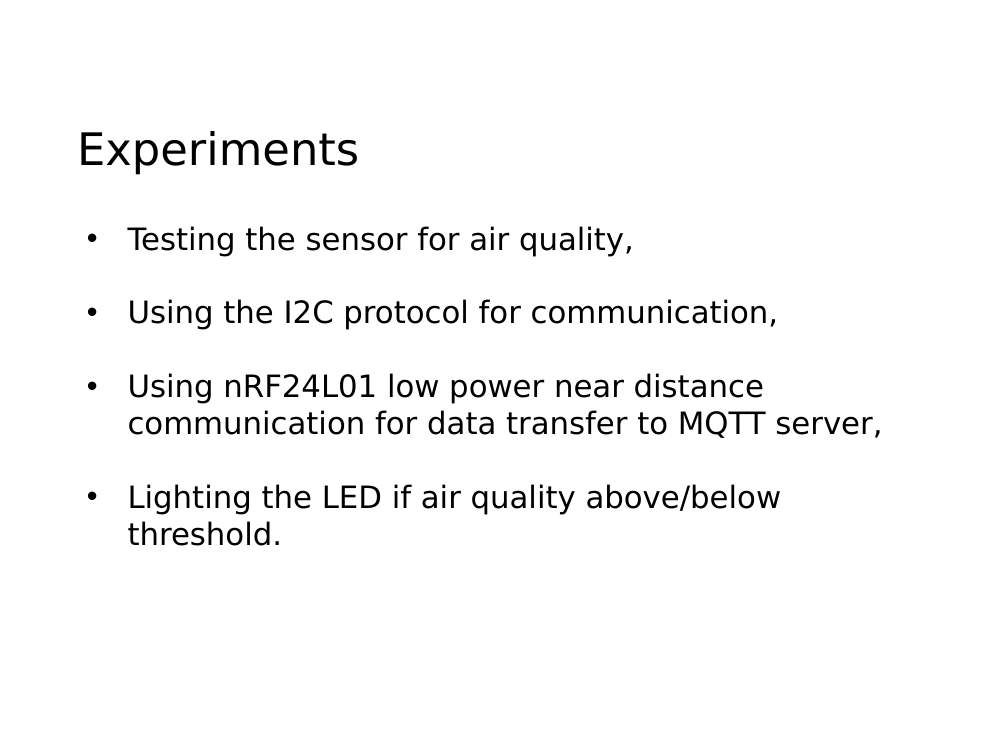
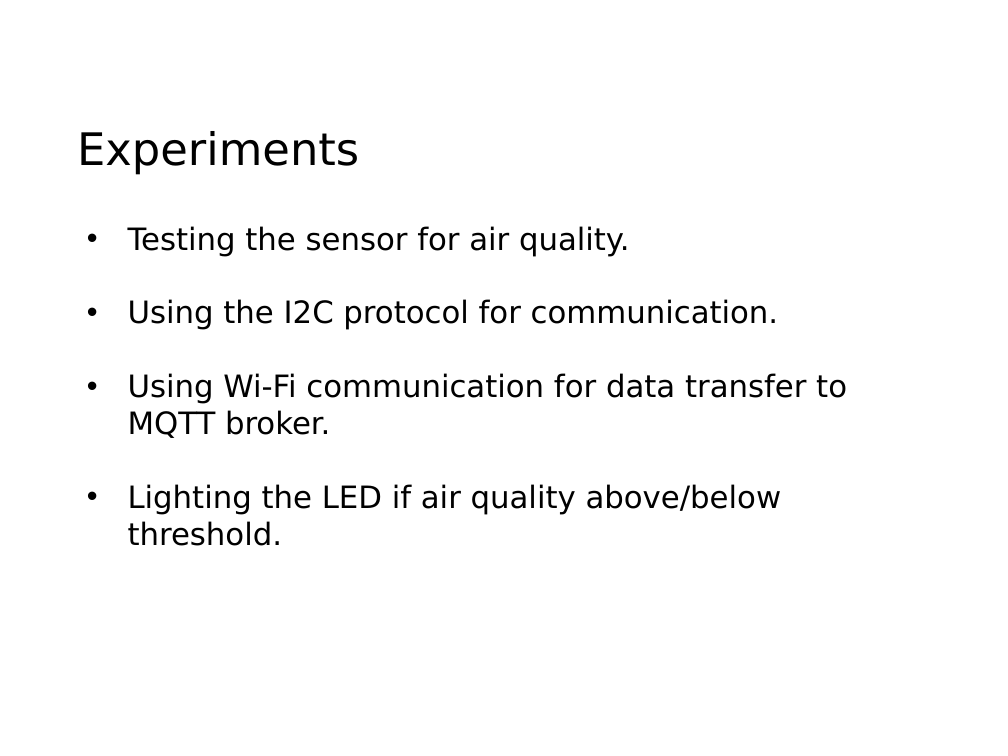
Before and after one commit to kozki/bso, a slide deck: slide 7 of BSO presentation.pptx (slide 4 before the commit). Drawn at 1008x756 pixels with LibreOffice and Linux fonts; fonts in the diff are those of the drawing; background and template pictures are left out. Boxes give left, top, right and bottom in pixels: in the first picture for what was removed or moved away, otherwise in the second. Text is boxed around its words. In the diff, an @@ line names an element or a change of style, - is before the commit and + after.

Commit message:
Final presentation

```diff
--- a/BSO presentation.pptx
+++ b/BSO presentation.pptx
@@ text at (128,226,847,438): text changed @@
-• Testing the sensor for air quality,
-• Using the I2C protocol for communication,
-• Using nRF24L01 low power near distance
-  communication for data transfer to MQTT server,
+• Testing the sensor for air quality.
+• Using the I2C protocol for communication.
+• Using Wi-Fi communication for data transfer to MQTT broker.
```
Also in this commit, not shown: 4 other slides changed, 4 slides added, 1 slide removed.
